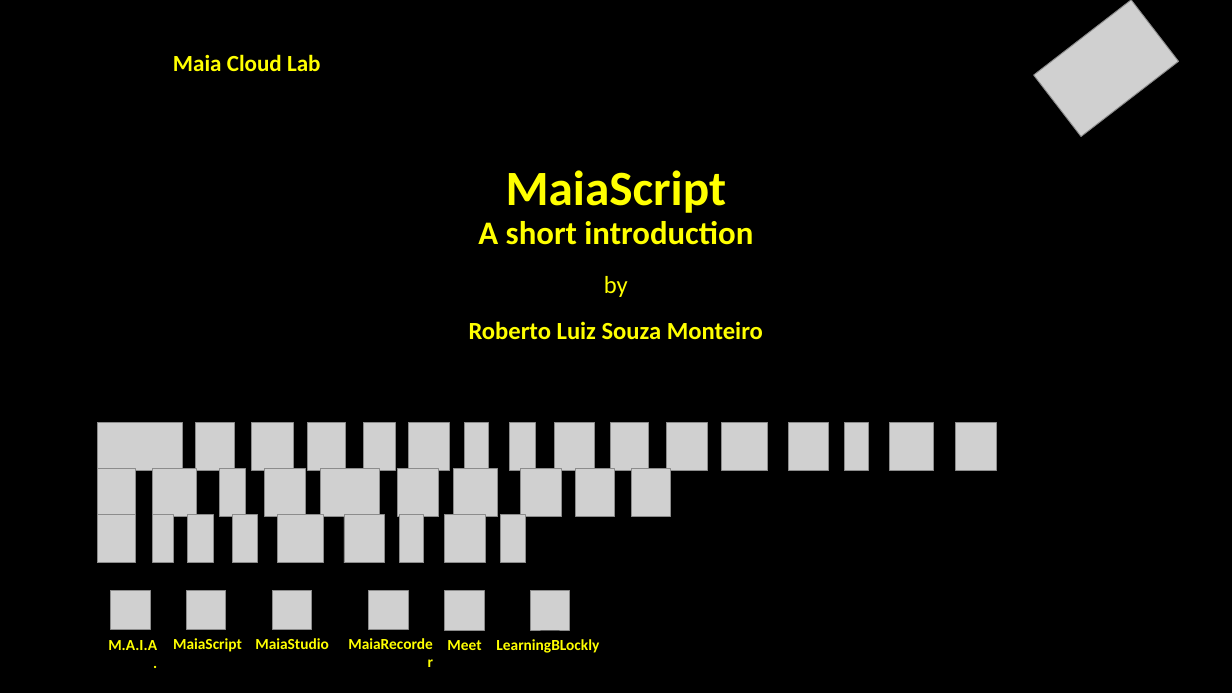
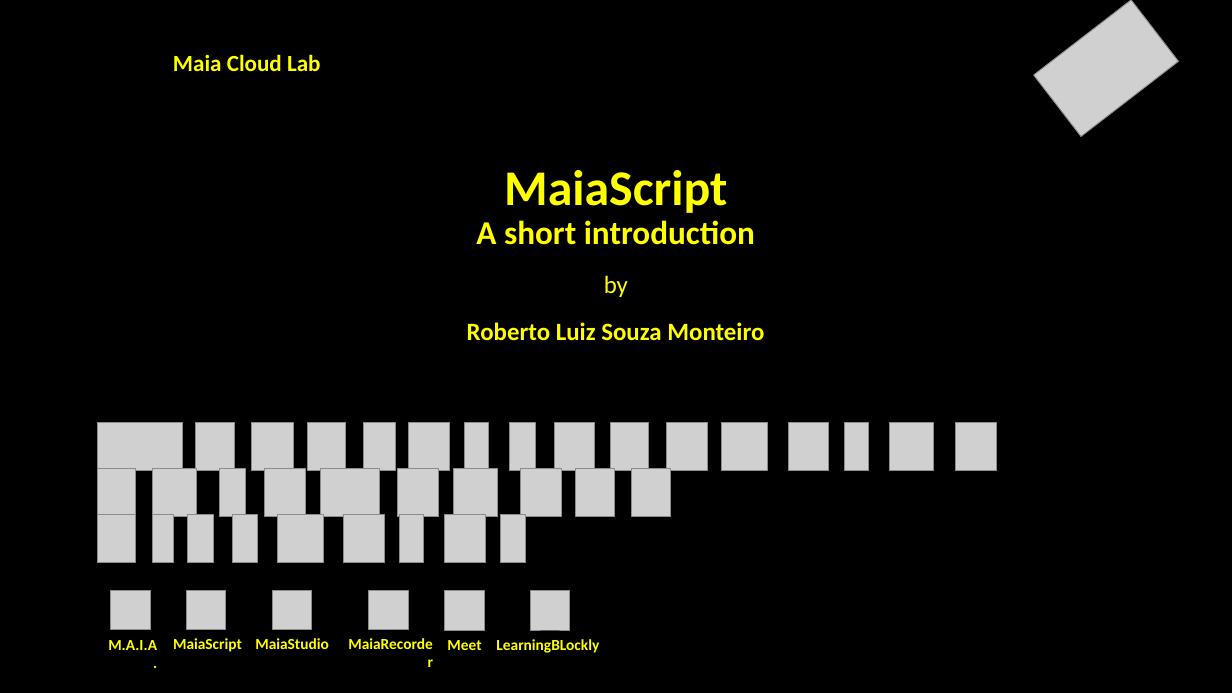
Before and after one commit to souzamonteiro/maiascript-compiler, a slide deck: slide 1 of slides/Introduction to MaiaScript.pptx. Drawn at 1232x693 pixels with LibreOffice and Linux fonts; fonts in the diff are those of the drawing; grey boxes stand for pictures; background and template pictures are left out. Boxes give left, top, right and bottom in pixels: in the first picture for what was removed or moved away, otherwise in the second. Text is boxed around its words. In the diff, an @@ line names an element or a change of style, - is before the commit and + after.

Commit message:
Fix in slides

```diff
--- a/slides/Introduction to MaiaScript.pptx
+++ b/slides/Introduction to MaiaScript.pptx
@@ text "MaiaScript A short introduction by ..." at [467,170,764,341]: size 38.4 to 38.9 pt in "MaiaScript"; size 25.6 to 25.9 pt in "A short introduction"; size 19.2 to 19.4 pt in "by Roberto Luiz Souza Monteiro" @@
```
Also in this commit, not shown: 2 other slides changed, 9 slides added, 29 slides removed, 1 other file.
